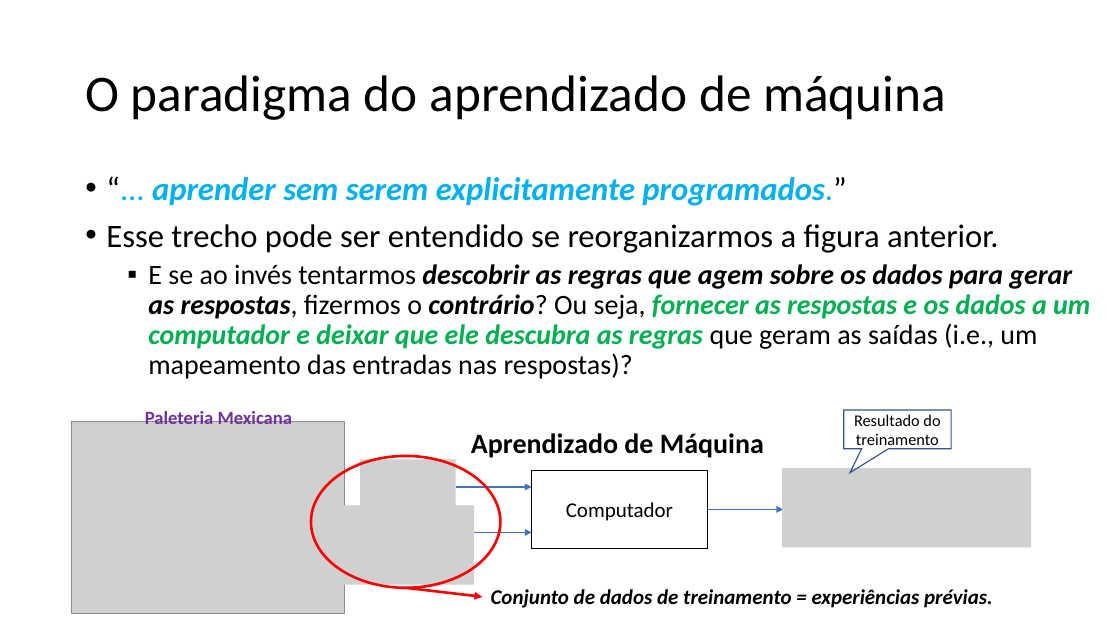
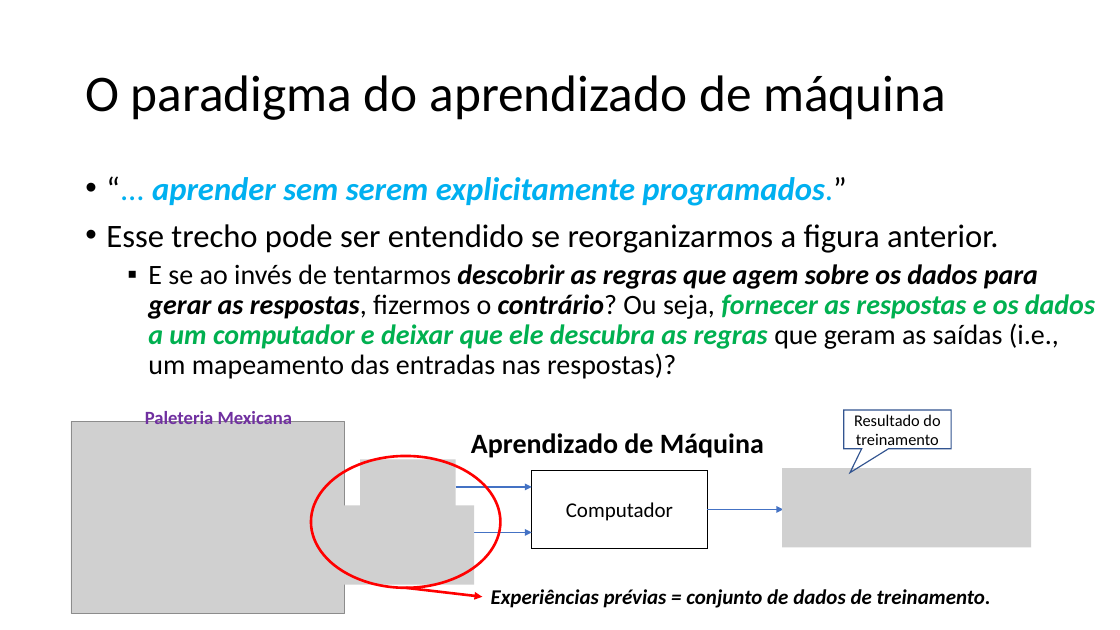
Before and after one commit to zz4fap/tp557-iot-ml, a slide deck: slide 10 of slides/TP557_4_O_Paradigma_do_Machine_Learning.pptx (slide 9 before the commit). Drawn at 1120x630 pixels with LibreOffice and Linux fonts; fonts in the diff are those of the drawing; grey boxes stand for pictures. Boxes give left, top, right and bottom in pixels: in the first picture for what was removed or moved away, otherwise in the second. Text is boxed around its words. In the diff, an @@ line names an element or a change of style, - is before the commit and + after.

```diff
--- a/slides/TP557_4_O_Paradigma_do_Machine_Learning.pptx
+++ b/slides/TP557_4_O_Paradigma_do_Machine_Learning.pptx
@@ text at (x1=148, y1=264, x2=1095, y2=379): text changed @@
-  ▪ E se ao invés tentarmos descobrir as regras que agem sobre os dados para gerar as respostas, fizermos o contrário? Ou seja, fornecer as respostas e os dados a um computador e deixar que ele descubra as regras que geram as saídas (i.e., um mapeamento das entradas nas respostas)?
+  ▪ E se ao invés de tentarmos descobrir as regras que agem sobre os dados para gerar as respostas, fizermos o contrário? Ou seja, fornecer as respostas e os dados a um computador e deixar que ele descubra as regras que geram as saídas (i.e., um mapeamento das entradas nas respostas)?
@@ text at (x1=491, y1=589, x2=991, y2=608): text changed @@
-Conjunto de dados de treinamento = experiências prévias.
+Experiências prévias = conjunto de dados de treinamento.
```
Also in this commit, not shown: 7 other slides changed, 1 slide added.
